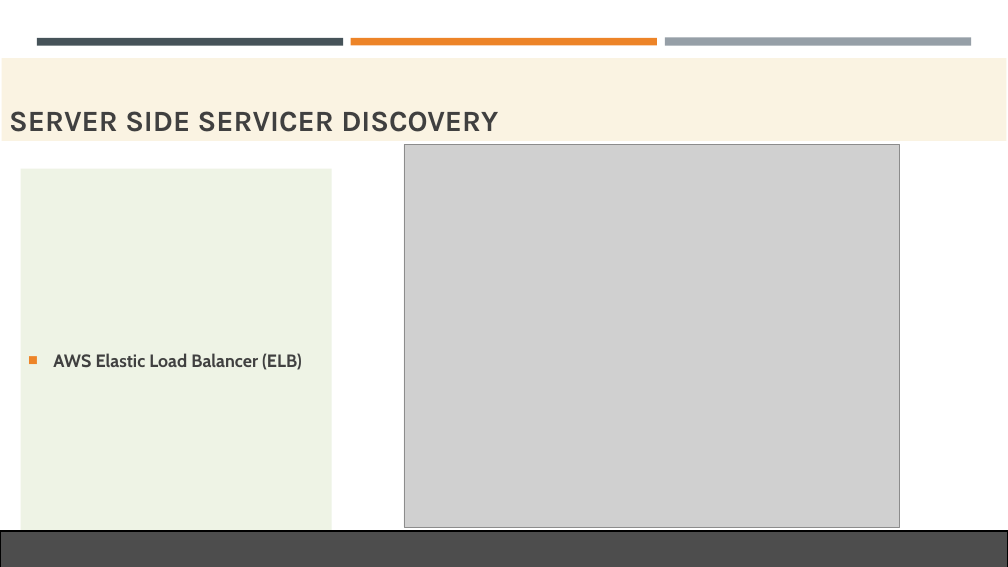
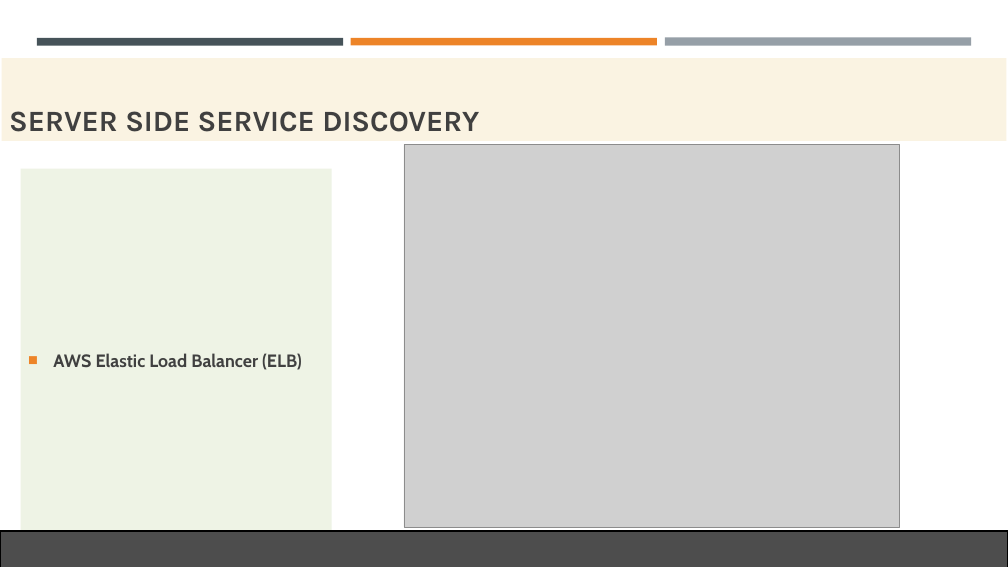
Before and after one commit to codefarm0/Service-Registry-And-Discovery-Eureka, a slide deck: slide 7 of SERVICE registry and discovery.pptx. Drawn at 1008x567 pixels with LibreOffice and Linux fonts; fonts in the diff are those of the drawing; grey boxes stand for pictures. Boxes give left, top, right and bottom in pixels: in the first picture for what was removed or moved away, otherwise in the second. Text is boxed around its words. In the diff, an @@ line names an element or a change of style, - is before the commit and + after.

```diff
--- a/SERVICE registry and discovery.pptx
+++ b/SERVICE registry and discovery.pptx
@@ title at bbox=[9, 111, 479, 132]: text changed @@
-SERVER SIDE SERVICER DISCOVERY
+SERVER SIDE SERVICE DISCOVERY
```
Also in this commit, not shown: 4 other slides changed, 4 slides added, 1 slide removed, 54 other files.
